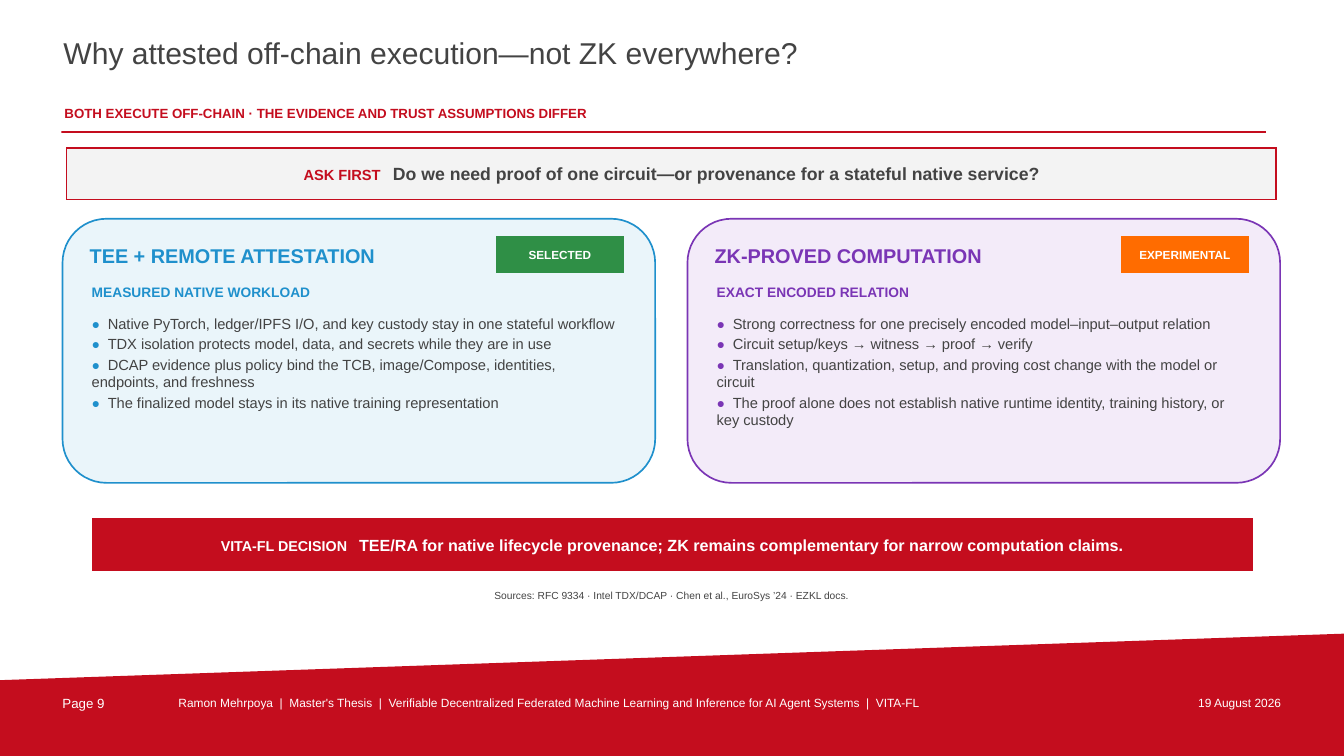
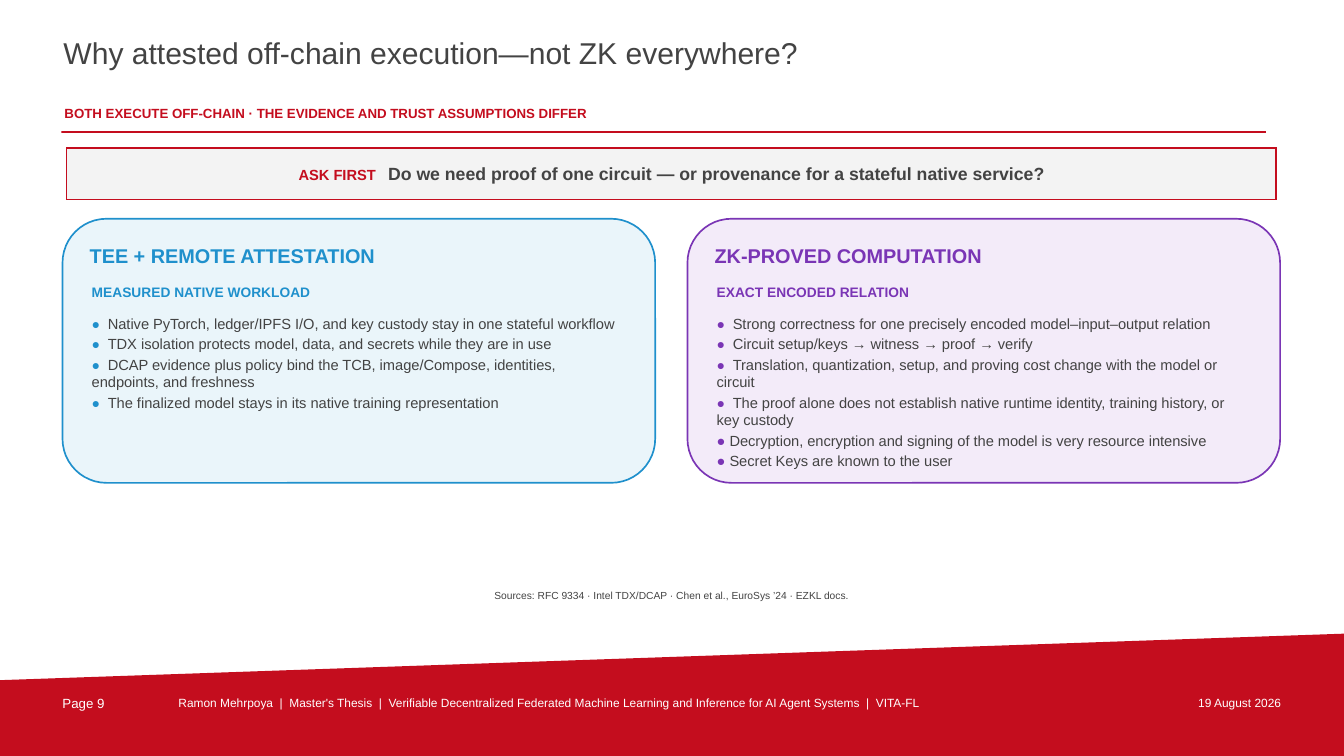
Before and after one commit to uZhW8Rgl/presentation, a slide deck: slide 9 of VITA-FL_Thesis_Presentation_TU_Berlin.pptx. Drawn at 1344x756 pixels with LibreOffice and Linux fonts; fonts in the diff are those of the drawing; background and template pictures are left out. Boxes give left, top, right and bottom in pixels: in the first picture for what was removed or moved away, otherwise in the second. Text is boxed around its words. In the diff, an @@ line names an element or a change of style, - is before the commit and + after.

```diff
--- a/VITA-FL_Thesis_Presentation_TU_Berlin.pptx
+++ b/VITA-FL_Thesis_Presentation_TU_Berlin.pptx
@@ text at [299,167,1045,184]: spaces changed @@
-ASK FIRST Do we need proof of one circuit—or provenance for a stateful native service?
+ASK FIRST Do we need proof of one circuit — or provenance for a stateful native service?
@@ rectangle removed at [497,237,623,272] @@
@@ rectangle removed at [1122,237,1248,272] @@
@@ text removed at [529,251,592,259] @@
-SELECTED
@@ text removed at [1139,251,1230,259] @@
-EXPERIMENTAL
@@ text at [730,435,1207,469]: paragraphs added @@
+● Decryption, encryption and signing of the model is very resource intensive
+● Secret Keys are known to the user
@@ rectangle removed at [93,519,1252,571] @@
@@ text removed at [221,539,1124,555] @@
-VITA-FL DECISION TEE/RA for native lifecycle provenance; ZK remains complementary for narrow computation claims.
```
Also in this commit, not shown: 5 other slides changed.
